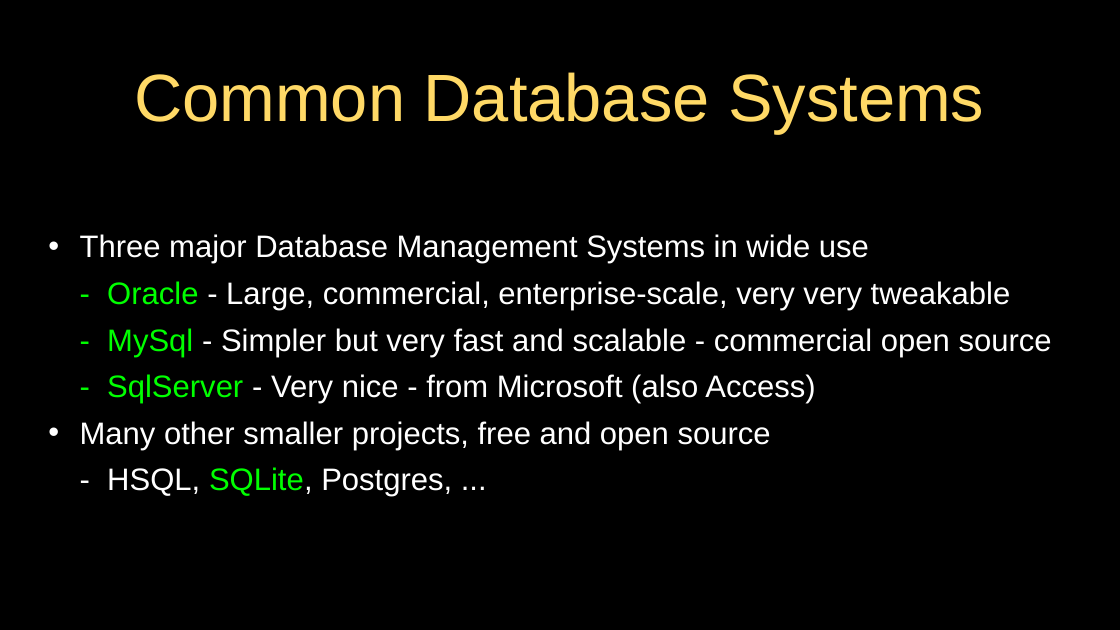
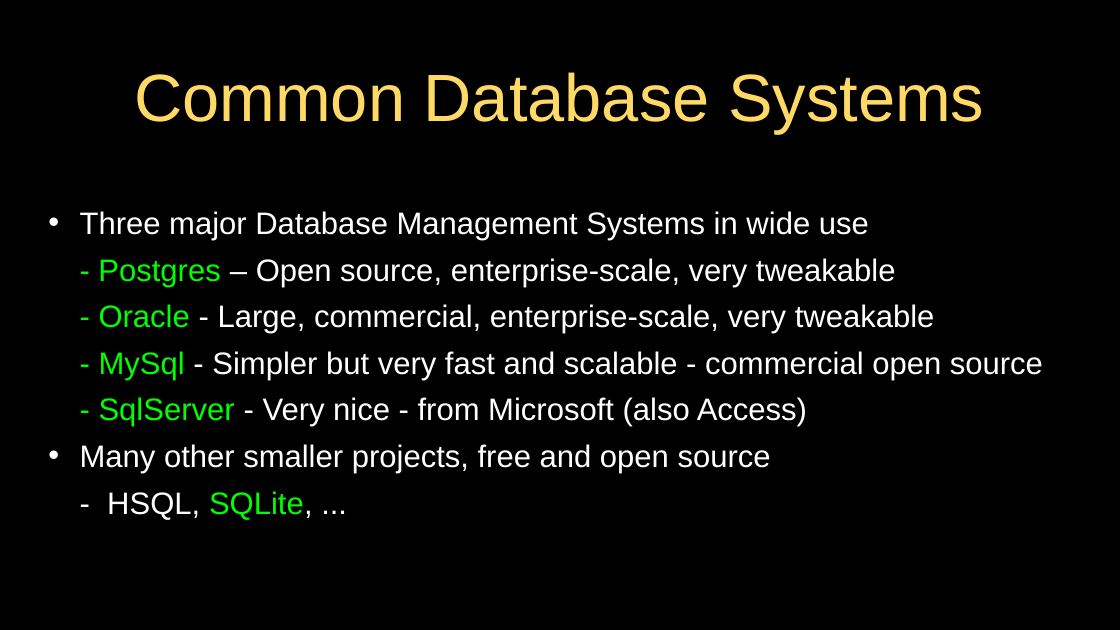
Before and after one commit to csev/dj4e, a slide deck: slide 7 of lectures/SQL-01-Basics.pptx. Drawn at 1120x630 pixels with LibreOffice and Linux fonts; fonts in the diff are those of the drawing. Boxes give left, top, right and bottom in pixels: in the first picture for what was removed or moved away, otherwise in the second. Text is boxed around its words. In the diff, an @@ line names an element or a change of style, - is before the commit and + after.

```diff
--- a/lectures/SQL-01-Basics.pptx
+++ b/lectures/SQL-01-Basics.pptx
@@ text at (98, 258, 935, 334): text changed @@
-  - Oracle - Large, commercial, enterprise-scale, very very tweakable
+  - Postgres – Open source, enterprise-scale, very tweakable
+  - Oracle - Large, commercial, enterprise-scale, very tweakable
@@ text at (107, 491, 313, 520): text changed @@
-  - HSQL, SQLite, Postgres, ...
+  - HSQL, SQLite, ...
```
Also in this commit, not shown: 1 other slide changed, 1 slide added, 3 other files.
